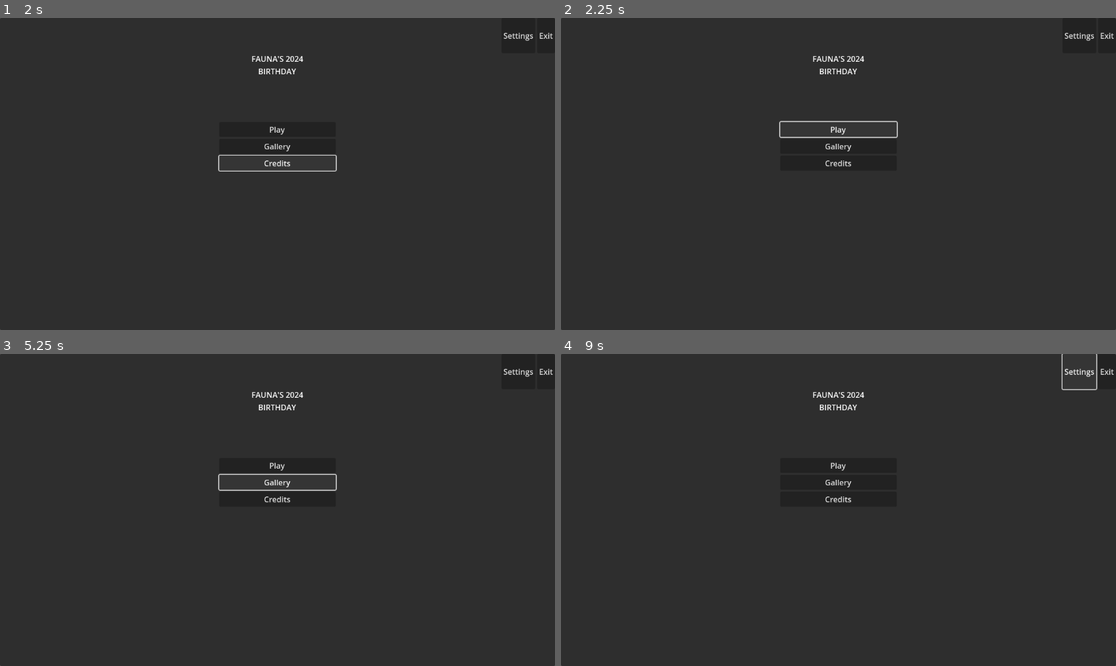
Above: before the commit, frames 1-4 (two rows, left to right).
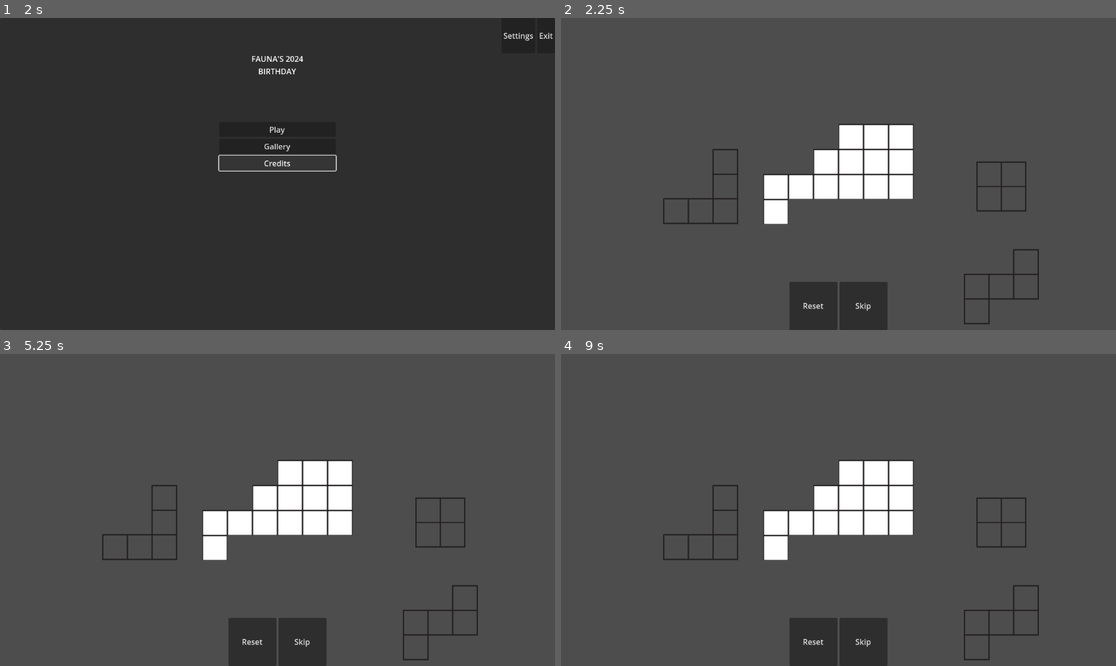
Above: after the commit, the same moments.

Repository: Saplings-Projects/Birthday-2024
Game: Godot game, scene res://MainScenes/main_menu.tscn
Two runs of this game, one before a commit and one after it. Both use one fixed random seed, a clock stepped at 60 frames per second and the inputs below. This scene is started directly instead of the project's main scene.
Inputs (mouse positions are in pixels of both pictures, inside the frame that each line leads up to):
- Up to frame 1 (2 s): click "Gallery" at 0.5 s; click "Credits" at 1.25 s
- Up to frame 2 (2.25 s): click "Play" at 2 s
- Up to frame 3 (5.25 s): click (277, 466) at 2.75 s, where only the run before the commit has a clickable "Play"; click (305, 641) at 3.5 s, where only the run after the commit has a clickable "Skip"; click (305, 641) at 4.25 s, where only the run after the commit has a clickable "Skip"; click (277, 481) at 5 s, where only the run before the commit has a clickable "Gallery"
- Up to frame 4 (9 s): click (838, 466) at 5.75 s, where only the run before the commit has a clickable "Play"; click (838, 481) at 6.5 s, where only the run before the commit has a clickable "Gallery"; click (866, 641) at 7.25 s, where only the run after the commit has a clickable "Skip"; click (810, 641) at 8 s, where only the run after the commit has a clickable "Reset"; click (1077, 372) at 8.75 s, where only the run before the commit has a clickable "Settings"

Frame 1 is identical in both runs. In frame 2, 95% of the frame differs, in the area x 0-100%, y 0-100%; in frame 3, 95%; in frame 4, 95%.

Commit message:
- Play button in start menu now loads the main level - Exit button in start menu now quits the game

Diff:
--- a/Birthday-2024-Project/Scripts/Game/MainMenu/States/MainMenuStartState.gd
+++ b/Birthday-2024-Project/Scripts/Game/MainMenu/States/MainMenuStartState.gd
@@ -1,5 +1,23 @@
 class_name MainMenuStartState
 extends MainMenuState
+
+
+func exit_game():
+	get_tree().quit()
+
+
+func go_to_credits():
+	# TODO: Implement function
+	print("go_to_credits is not implemented in MainMenuStartState")
+
+
+func go_to_gallery():
+	# TODO: Implement function
+	print("go_to_gallery is not implemented in MainMenuStartState")
+
+
+func play():
+	get_tree().change_scene_to_file("res://MainScenes/main_level.tscn")
 
 
 #region MainMenuState
--- a/Birthday-2024-Project/Scripts/UI/MainMenu/States/MainMenuUiStartState.gd
+++ b/Birthday-2024-Project/Scripts/UI/MainMenu/States/MainMenuUiStartState.gd
@@ -6,22 +6,23 @@
 
 
 func _on_credits_clicked():
-	print("_on_credits_clicked is not implemented in MainMenuUiStartState")
+	_state.go_to_credits()
 
 
 func _on_exit_clicked():
-	print("_on_exit_clicked is not implemented in MainMenuUiStartState")
+	_state.exit_game()
 
 
 func _on_gallery_clicked():
-	print("_on_gallery_clicked is not implemented in MainMenuUiStartState")
+	_state.go_to_gallery()
 
 
 func _on_play_clicked():
-	print("_on_play_clicked is not implemented in MainMenuUiStartState")
+	_state.play()
 
 
 func _on_settings_clicked():
+	# TODO: Pull up a settings screen.
 	print("_on_settings_clicked is not implemented in MainMenuUiStartState")
 
 
